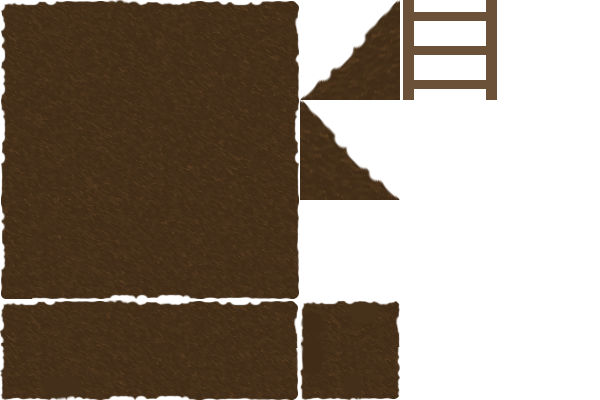
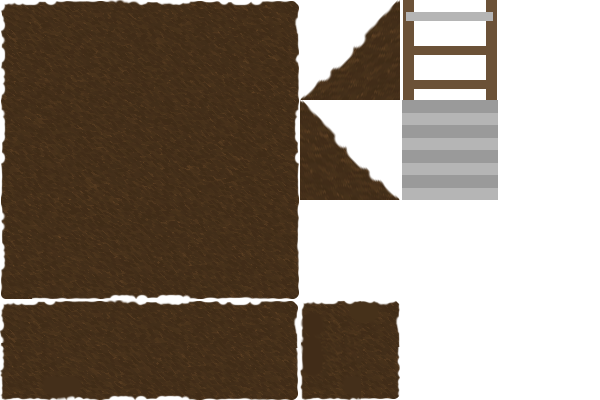
Two versions of the same layered image (600 × 400). Layer-by-layer changes:
painted on "윗살" over bbox(406, 12, 493, 21)
added layer "계단 어두운부분" (1st of 4) above "계단 어두운부분" over bbox(402, 100, 498, 113)
added layer "계단 어두운부분" (2nd of 4) above "계단 어두운부분" over bbox(402, 125, 498, 138)
added layer "계단 어두운부분" (3rd of 4) above "계단 어두운부분" over bbox(402, 150, 498, 163)
added layer "계단 어두운부분" (4th of 4) above "계단 밝은부분" over bbox(402, 175, 498, 188)
added layer "계단 밝은부분" above "레이어 1" over bbox(402, 100, 498, 200)
